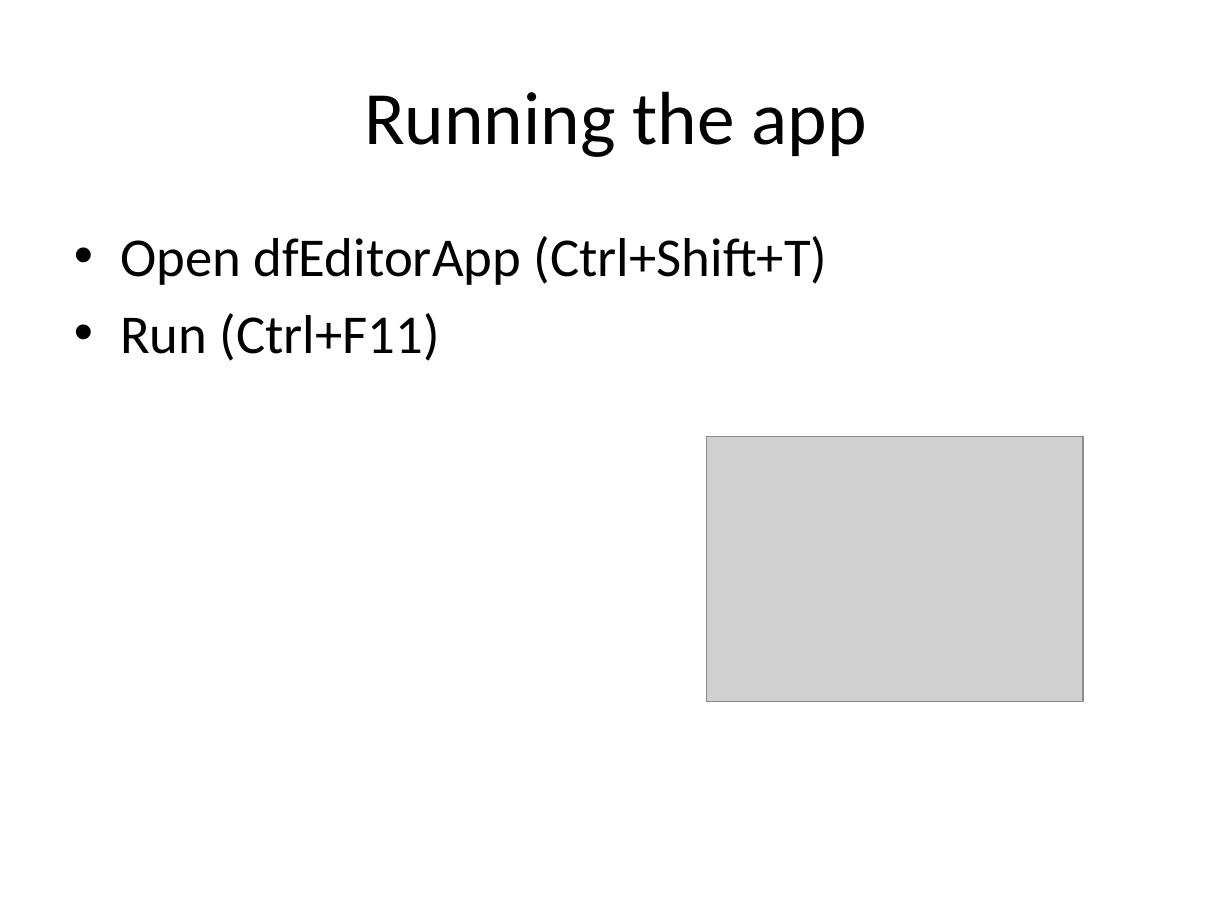
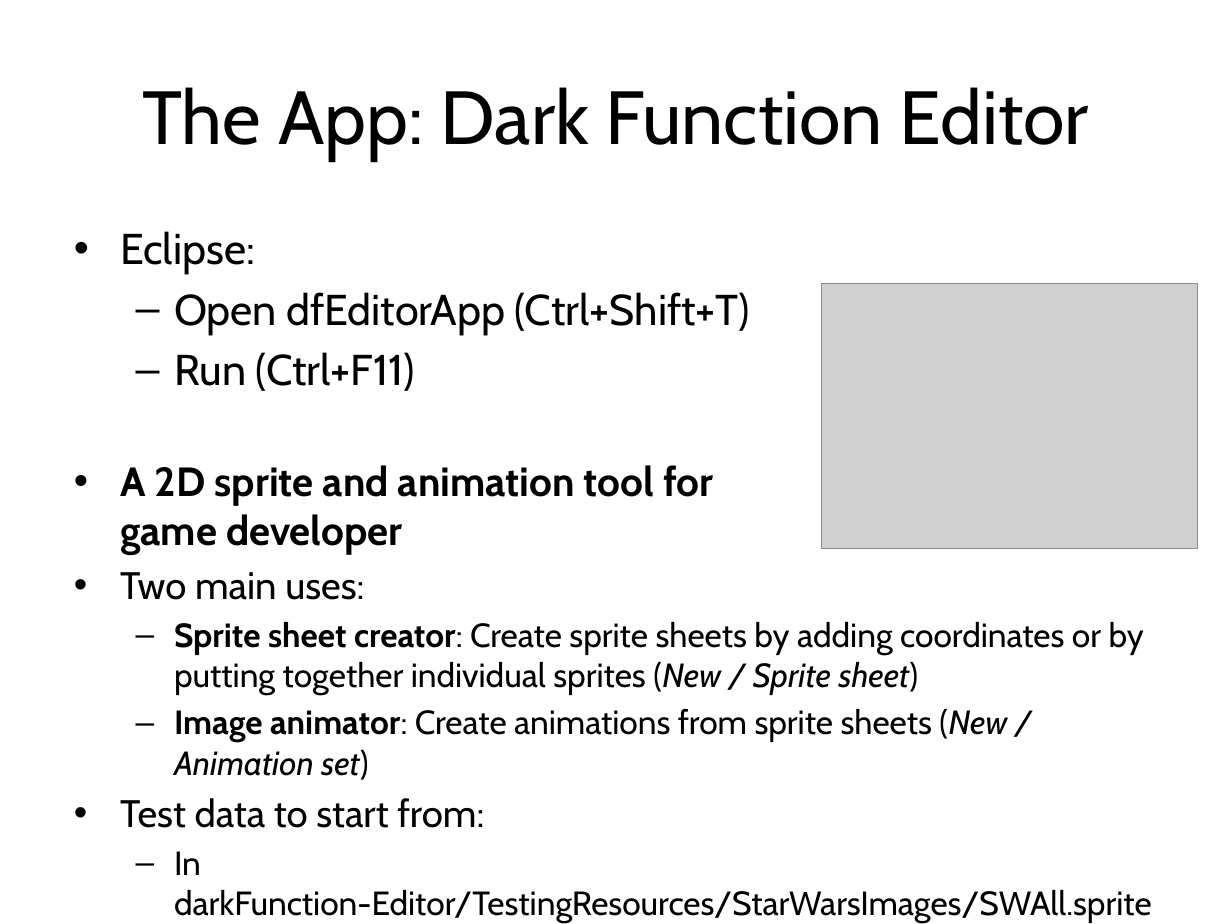
Before and after one commit to isidore/darkFunction-Editor, a slide deck: slide 7 of Courseware/Slides.pptx (slide 6 before the commit). Drawn at 1232x924 pixels with LibreOffice and Linux fonts; fonts in the diff are those of the drawing; grey boxes stand for pictures. Boxes give left, top, right and bottom in pixels: in the first picture for what was removed or moved away, otherwise in the second. Text is boxed around its words. In the diff, an @@ line names an element or a change of style, - is before the commit and + after.

```diff
--- a/Courseware/Slides.pptx
+++ b/Courseware/Slides.pptx
@@ title at [142,87,1089,159]: text changed; font Calibri to Cabin @@
-Running the app
+The App: Dark Function Editor
@@ text at [120,231,255,274]: paragraph added @@
+• Eclipse:
@@ text at [174,292,750,391]: size 32 to 25.2 pt, font Calibri to Cabin in "Open dfEditorApp (Ctrl+Shift+T)", "Run (Ctrl+F11)"; bullet • to –; list level 1 to 2 in "Open dfEditorApp (Ctrl+Shift+T)"; list level 1 to 2 in "Run (Ctrl+F11)" @@
@@ picture: place and size @@
-picture at [707,436,1084,701]
+picture at [822,283,1199,548]
@@ text at [120,465,1152,923]: paragraphs added @@
+• A 2D sprite and animation tool for
+  game developer
+• Two main uses:
+  – Sprite sheet creator: Create sprite sheets by adding coordinates or by putting together individual sprites (New / Sprite sheet)
+  – Image animator: Create animations from sprite sheets (New / Animation set)
+• Test data to start from:
+  – In darkFunction-Editor/TestingResources/StarWarsImages/SWAll.sprites
```
Also in this commit, not shown: 4 other slides changed, 7 slides added, 2 slides removed.
